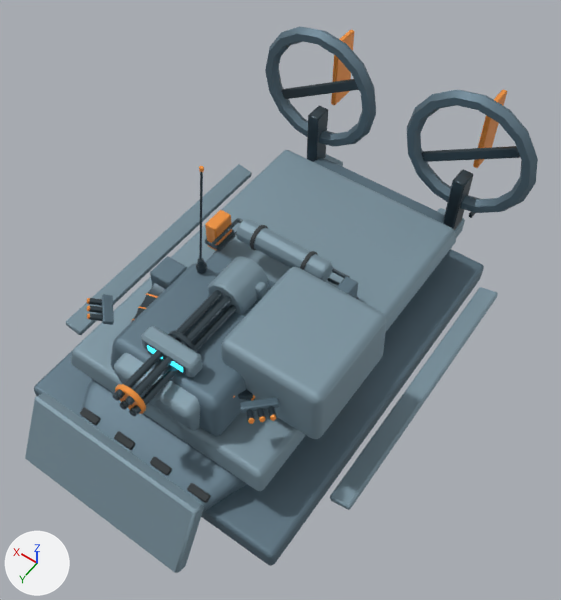
An edit to the FBX model unity/RogueCommandAssetAuthoring/Assets/RogueCommandExpansionSample/Models/TidebreakerHovercraft.fbx, drawn before and after from the same camera.
One viewpoint serves both versions: a 50 mm camera at (-2.45, 3.3, 6.09) aimed at (-0.18, 0.12, 1.1). The axes (+X, +Y, +Z) are drawn at lower left. The lights are the same throughout. The first picture is the older version. Vertices at exactly the same position are counted once.

Before the edit, the objects in view are built like this:
```python
me_cylinder_049 = bpy.data.meshes.new('Cylinder.049')
me_cylinder_049.from_pydata(...)  # 1840 vertices, 1920 faces; spans x -0.35..2.08, y -0.91..2.79, z -0.06..2.0
me_cylinder_049.materials.append(mat_tidebreakerhovercraft_gunmetal)  # greyish blue #4b5961
me_cylinder_050 = bpy.data.meshes.new('Cylinder.050')
me_cylinder_050.from_pydata(...)  # 216 vertices, 228 faces; spans x -0.39..0.89, y -0.11..1.88, z -0.82..0.11
me_cylinder_050.materials.append(mat_tidebreakerhovercraft_tread)  # dark grey #3c4245
me_tidebreakerhovercraftarmor_upperdeck_mesh_002 = bpy.data.meshes.new('TidebreakerHovercraftArmor_UpperDeck_Mesh.002')
me_tidebreakerhovercraftarmor_upperdeck_mesh_002.from_pydata(...)  # 928 vertices, 968 faces; spans x -1.5..1.5, y -2.05..2.21, z 0.45..1.62
me_tidebreakerhovercraftarmor_upperdeck_mesh_002.materials.append(mat_tidebreakerhovercraft_lightarmor)  # greyish blue #8199a6
ob_tidebreakerhovercraft_batch_gunmetal = bpy.data.objects.new('TidebreakerHovercraft_Batch_Gunmetal', me_cylinder_049)
ob_tidebreakerhovercraft_batch_gunmetal.location = (-0.864, -1.092, 0.38)
ob_tidebreakerhovercraft_batch_lightarmor = bpy.data.objects.new('TidebreakerHovercraft_Batch_LightArmor', me_tidebreakerhovercraftarmor_upperdeck_mesh_002)
ob_tidebreakerhovercraft_batch_lightarmor.location = (0.0, 0.0, 0.0)
ob_tidebreakerhovercraft_batch_tread = bpy.data.objects.new('TidebreakerHovercraft_Batch_Tread', me_cylinder_050)
ob_tidebreakerhovercraft_batch_tread.location = (-0.249, -0.174, 1.32)
# also in view: 'TidebreakerHovercraft_Batch_PrimaryArmor' at (0.0, 0.04, 1.21); 'TidebreakerHovercraft_Batch_Warning' at (0.0, -0.36, 1.52)
```
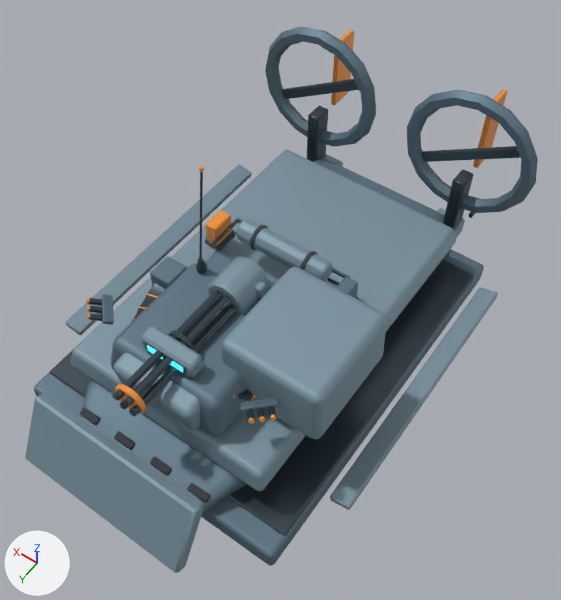
Pixel boxes [x1, y1, x2, y2] of what changed, in the pictures (561 x 600 px):
'TidebreakerHovercraft_Batch_Gunmetal', reshaped
    before: [89, 79, 520, 420]
    after: [50, 79, 520, 536]
part 1 of me_cylinder_049, added
    after: [50, 259, 474, 536]

Patch to the scene script:
```diff
--- a/unity/RogueCommandAssetAuthoring/Assets/RogueCommandExpansionSample/Models/TidebreakerHovercraft.fbx.py
+++ b/unity/RogueCommandAssetAuthoring/Assets/RogueCommandExpansionSample/Models/TidebreakerHovercraft.fbx.py
@@ me_cylinder_049 @@
 # used by ob_tidebreakerhovercraft_batch_gunmetal; location = (-0.864, -1.092, 0.38)
-me_cylinder_049.from_pydata(...)  # 1840 vertices, 1920 faces; spans x -0.35..2.08, y -0.91..2.79, z -0.06..2.0
+me_cylinder_049.from_pydata(...)  # 1864 vertices, 1946 faces; spans x -0.36..2.09, y -0.91..2.79, z -0.06..2.0
+# me_cylinder_049 part 1: a new loose piece of 24 vertices spanning x -0.36..2.09, y -0.44..2.62, z 0.11..0.17, in mat_tidebreakerhovercraft_gunmetal (greyish blue #4b5961)
 me_cylinder_049.materials.append(mat_tidebreakerhovercraft_gunmetal)
```
